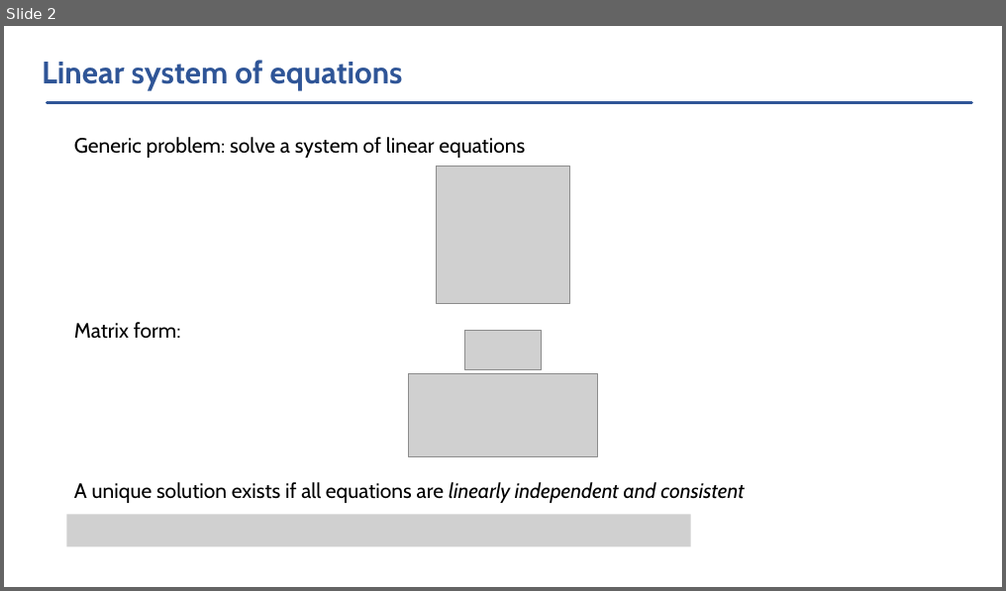
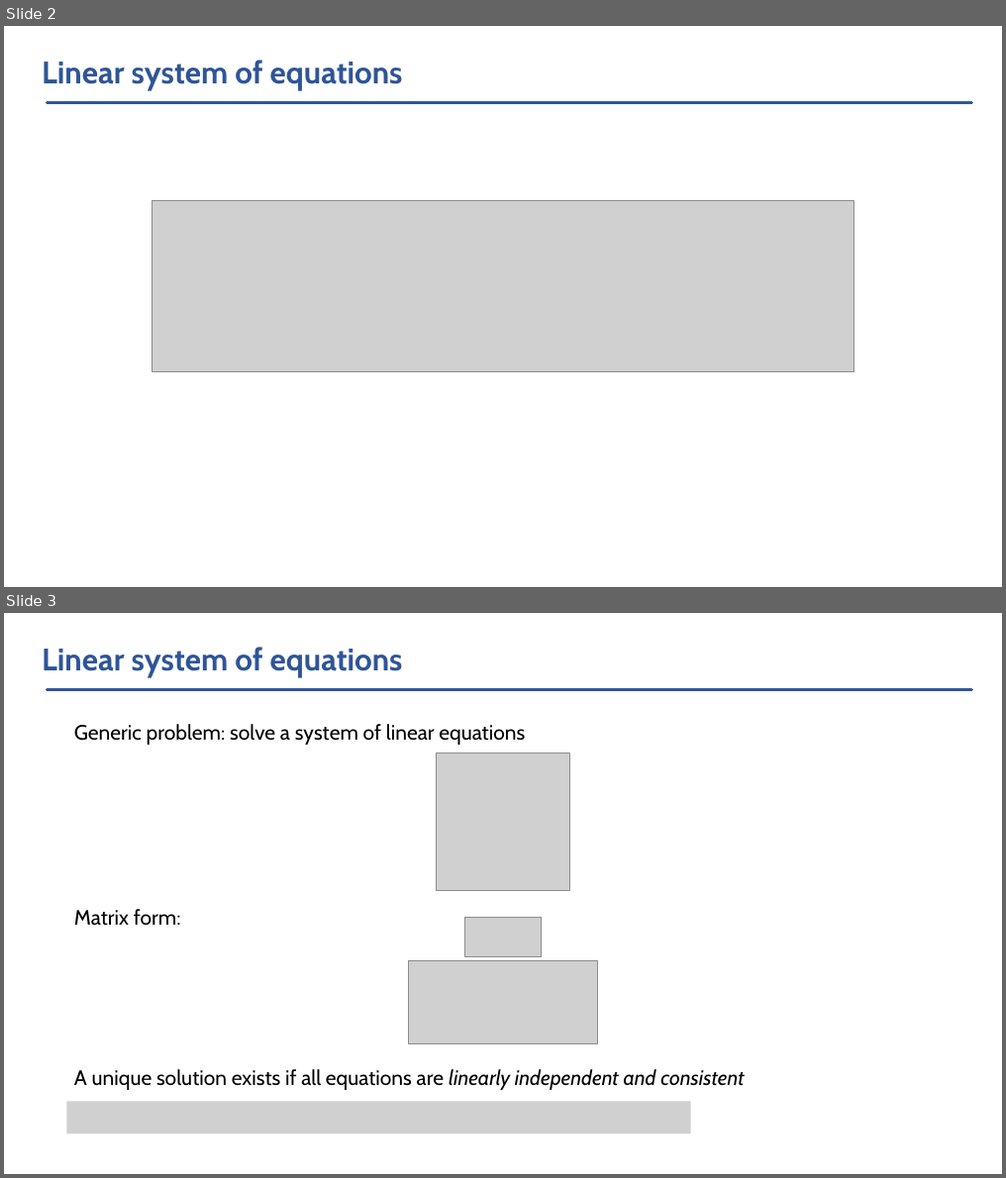
Before and after one commit to vlvovch/PHYS6350-ComputationalPhysics, a slide deck: slides/Lecture4-01-23-25-LinearAlgebra.pptx. Shown one above the other, each under a label of ours: slide 2 before the commit, slides 2 and 3 after it. The pictures are 1006x591 and 1006x1178 pixels, drawn with LibreOffice and Linux fonts; fonts in the diff are those of the drawing; grey boxes stand for pictures. Boxes give left, top, right and bottom in pixels: in the first picture for what was removed or moved away, otherwise in the second. Text is boxed around its words. In the diff, an @@ line names an element or a change of style, - is before the commit and + after.

```diff
--- a/slides/Lecture4-01-23-25-LinearAlgebra.pptx
+++ b/slides/Lecture4-01-23-25-LinearAlgebra.pptx
@@ slide 2 added at (x1=4, y1=26, x2=1002, y2=587), background #FFFFFF; not listed: 1 template element that a slide beside it also shows @@
@@ title added at (x1=42, y1=60, x2=403, y2=90), 30 pt, text #2F5597, bold @@
+Linear system of equations
@@ picture added at (x1=152, y1=201, x2=853, y2=372) @@
@@ what was slide 2 is now slide 3 @@
```
Also in this commit, not shown: 4 slides changed, 6 other files.
